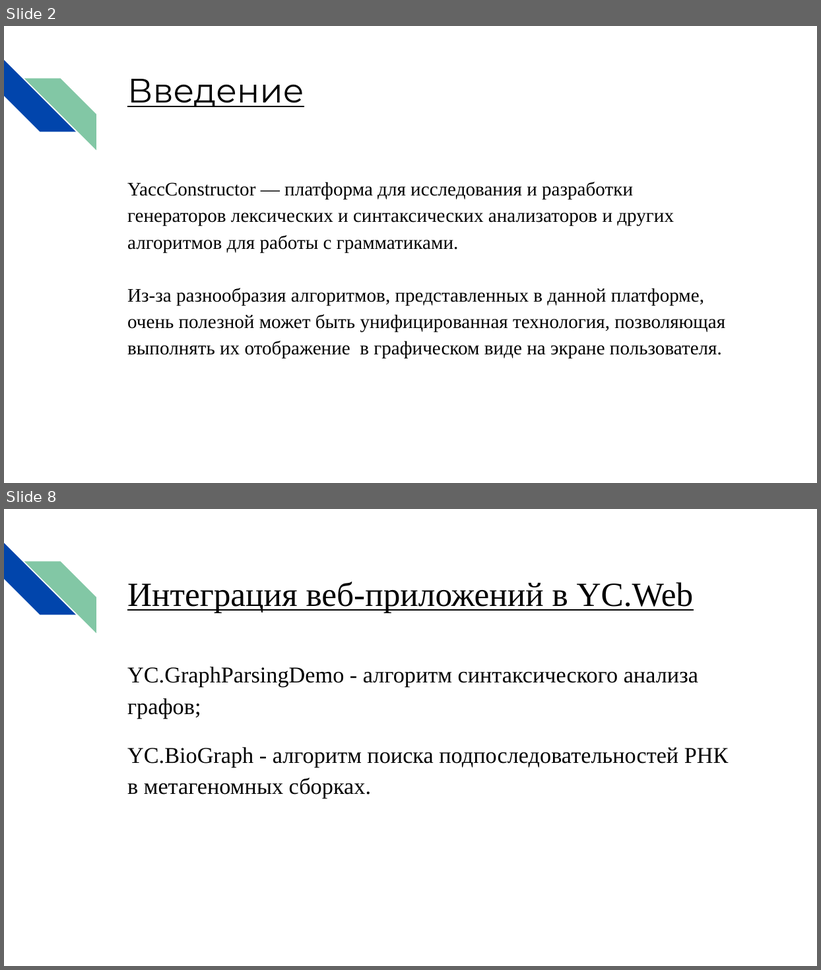
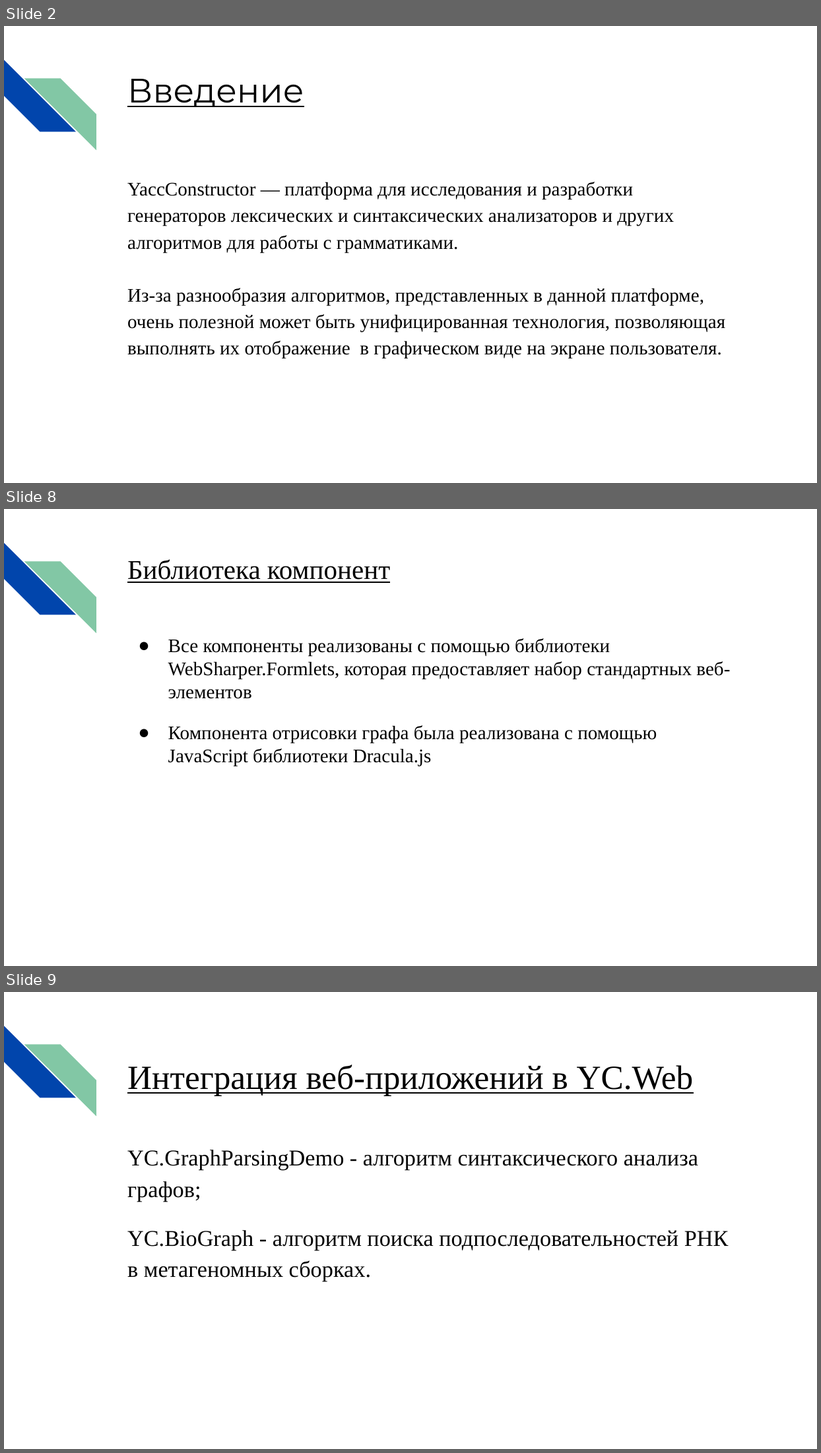
Before and after one commit to YaccConstructor/articles, a slide deck: 2017/diploma/ShalamovRoman/slides/slides.pptx. Shown one above the other, each under a label of ours: slides 2 and 8 before the commit, slides 2, 8 and 9 after it; the slides between them are not shown. The pictures are 821x970 and 821x1453 pixels, drawn with LibreOffice and Linux fonts; fonts in the diff are those of the drawing. Boxes give left, top, right and bottom in pixels: in the first picture for what was removed or moved away, otherwise in the second. Text is boxed around its words. In the diff, an @@ line names an element or a change of style, - is before the commit and + after.

```diff
--- a/2017/diploma/ShalamovRoman/slides/slides.pptx
+++ b/2017/diploma/ShalamovRoman/slides/slides.pptx
@@ slide 8 added at (4, 509, 817, 966), background #FFFFFF; not listed: 2 template elements that a slide beside it also shows @@
@@ title added at (127, 559, 390, 583), 24 pt, text #000000, underline @@
+Библиотека компонент
@@ text added at (168, 638, 730, 766), 17 pt, text #000000 @@
+● Все компоненты реализованы с помощью библиотеки WebSharper.Formlets, которая предоставляет набор стандартных веб-элементов
+● Компонента отрисовки графа была реализована с помощью JavaScript библиотеки Dracula.js
@@ what was slide 8 is now slide 9 @@
```
Also in this commit, not shown: 7 slides changed, 3 other files.
